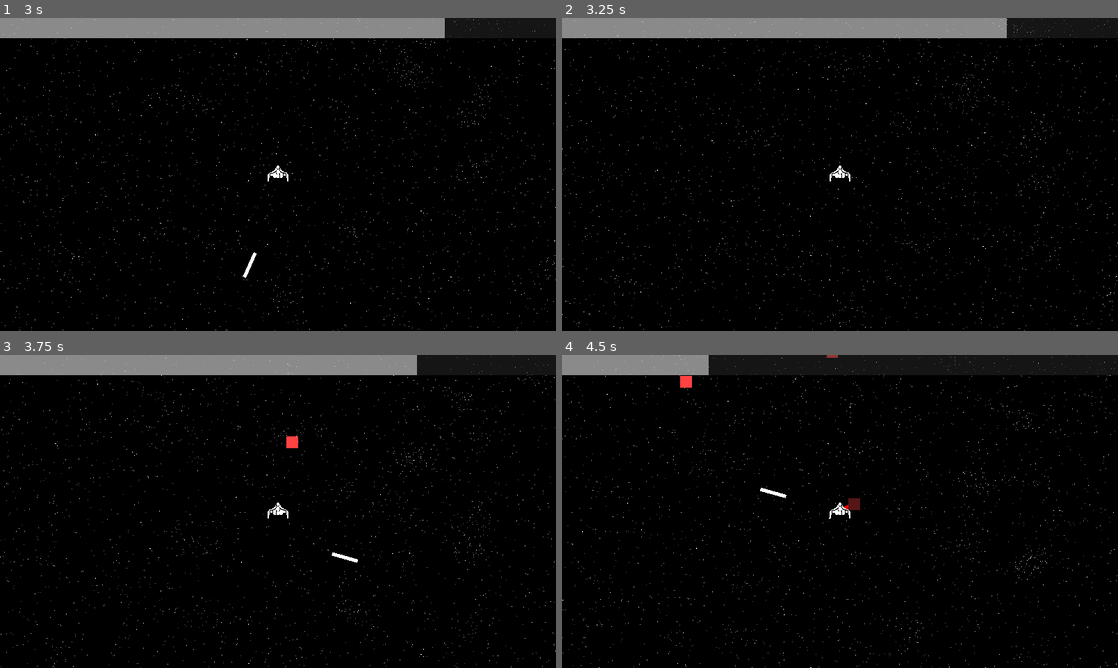
Above: before the commit, frames 1-4 (two rows, left to right).
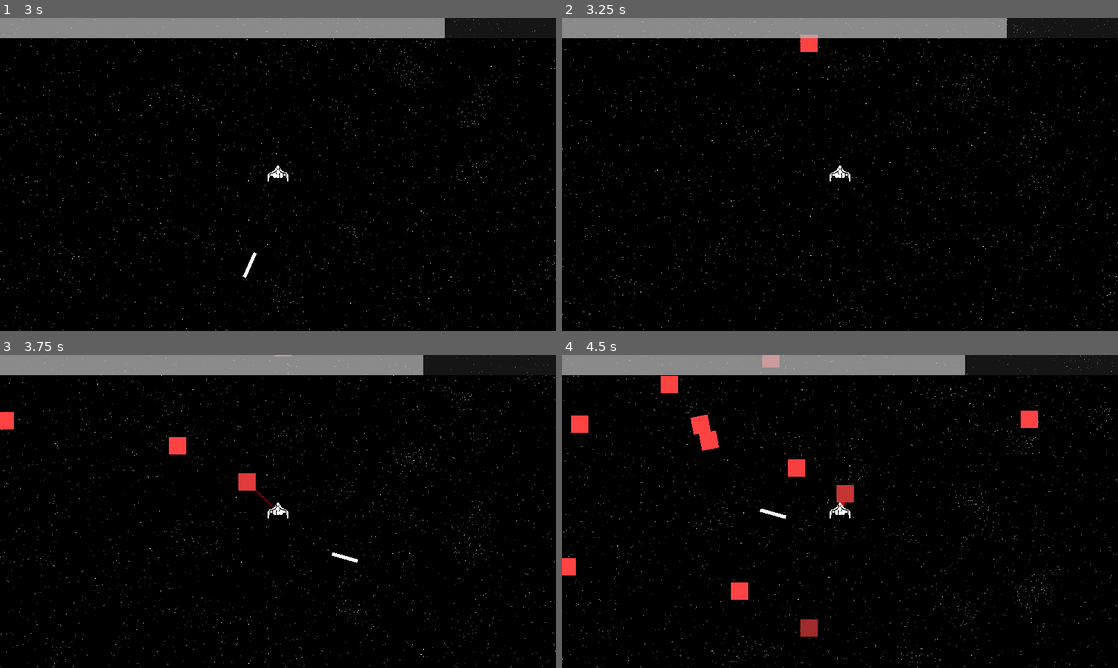
Above: after the commit, the same moments.

Repository: lajollagamesclub/project-mark
Game: Godot game, scene res://Main.tscn
Same seed, same stepped clock (60 frames per second), same inputs: the game is played once before the commit and once after it. The engine's default icon, where the game draws it, is replaced by a stand-in: a white triangle on a blue panel in a dark square.
Inputs (mouse positions are in pixels of both pictures, inside the frame that each line leads up to):
- Up to frame 1 (3 s): move the mouse to (400, 158) at 0.52 s; hold E (g_dash_right) 0.53-1.28 s; click (400, 158) at 0.6 s; move the mouse to (166, 190) at 1.27 s; hold S (g_down) 1.28-2.03 s; click (166, 190) at 1.35 s; move the mouse to (333, 105) at 2.02 s; hold E (g_dash_right) 2.03-2.78 s; click (333, 105) at 2.1 s; move the mouse to (250, 237) at 2.77 s; hold W (g_up) from 2.78 s (still down); click (250, 237) at 2.85 s
- Up to frame 2 (3.25 s): keep holding W (g_up)
- Up to frame 3 (3.75 s): move the mouse to (444, 558) at 3.52 s; release W (g_up) at 3.53 s; hold Q (g_dash_left) from 3.53 s (still down); click (444, 558) at 3.6 s
- Up to frame 4 (4.5 s): keep holding Q (g_dash_left); move the mouse to (673, 464) at 4.27 s; click (673, 464) at 4.35 s

Frame 1 is identical in both runs. In frame 2, 0.2% of the frame differs, in the area x 42-46%, y 5-11%; in frame 3, 0.7%; in frame 4, 6.1%, in the area x 0-100%, y 0-100%.

Commit message:
Add enemies

Diff:
--- /dev/null
+++ b/src/Asteroid.gd
@@ -0,0 +1,47 @@
+tool
+extends RigidBody2D
+
+signal dead
+
+export var size: int = 30 setget set_size
+
+var despawn_distance: float = 500.0
+var player_node: Node2D
+var resource_amount: float = 1.0 setget set_resource_amount
+
+func set_resource_amount(new_resource_amount):
+	resource_amount = new_resource_amount
+	modulate = lerp(Color(0, 0, 0), Color(1, 1, 1), resource_amount)
+
+func set_size(new_size):
+	if new_size % 2 != 0:
+		new_size -= sign(size - new_size)
+	size = new_size
+	if has_node("ColorRect") and has_node("CollisionShape2D"):
+		var size_vector = Vector2(size, size)
+		$ColorRect.rect_size = size_vector
+		$ColorRect.rect_position = -size_vector/2
+		$CollisionShape2D.shape.extents = size_vector/2
+
+func _ready():
+	if Engine.editor_hint:
+		set_physics_process(false)
+		set_process(false)
+
+func _process(delta):
+	if resource_amount < 1.0:
+		self.resource_amount += delta*0.5
+
+func tap_resource(delta) -> bool:
+	if resource_amount > 0.0:
+		self.resource_amount -= delta + delta*0.5
+		return true
+	else:
+		return false
+
+func _physics_process(delta):
+	if player_node.global_position.distance_to(global_position) >= despawn_distance:
+		emit_signal("dead")
+		queue_free()
+#	applied_force = (player_node.global_position - global_position).normalized()*800.0
+#	move_and_slide((player_node.global_position - global_position).normalized()*600.0)
--- /dev/null
+++ b/src/Asteroid.tscn
@@ -0,0 +1,29 @@
+[gd_scene load_steps=4 format=2]
+
+[ext_resource path="res://Asteroid.gd" type="Script" id=1]
+
+[sub_resource type="PhysicsMaterial" id=1]
+bounce = 0.3
+
+[sub_resource type="RectangleShape2D" id=2]
+extents = Vector2( 30, 30 )
+
+[node name="Asteroid" type="RigidBody2D" groups=[
+"asteroids",
+]]
+mass = 55.11
+physics_material_override = SubResource( 1 )
+script = ExtResource( 1 )
+size = 60
+
+[node name="ColorRect" type="ColorRect" parent="."]
+anchor_right = 1.0
+anchor_bottom = 1.0
+margin_left = -30.0
+margin_top = -30.0
+margin_right = 30.0
+margin_bottom = 30.0
+color = Color( 1, 0.262745, 0.262745, 1 )
+
+[node name="CollisionShape2D" type="CollisionShape2D" parent="."]
+shape = SubResource( 2 )
--- /dev/null
+++ b/src/AsteroidSpawner.tscn
@@ -0,0 +1,11 @@
+[gd_scene load_steps=2 format=2]
+
+[ext_resource path="res://EnemySpawner.gd" type="Script" id=1]
+
+[node name="AsteroidSpawner" type="Node2D"]
+script = ExtResource( 1 )
+safe_radius = 800.0
+camera_view_radius = 1920.0
+player_visibility_radius = 3000.0
+target_enemies = 75
+player_path = NodePath("../Player")
--- a/src/Bullet.gd
+++ b/src/Bullet.gd
@@ -28,3 +28,8 @@
 
 func _on_VisibilityNotifier2D_screen_exited():
 	queue_free()
+
+func _on_Bullet_body_entered(body):
+	if body.is_in_group("hittable"):
+		body.hit()
+		queue_free()
--- a/src/Bullet.tscn
+++ b/src/Bullet.tscn
@@ -6,6 +6,7 @@
 extents = Vector2( 46, 6 )
 
 [node name="Bullet" type="Area2D"]
+position = Vector2( 107240, 0 )
 script = ExtResource( 1 )
 size = Vector2( 46, 6 )
 speed = 1800.0
@@ -21,4 +22,5 @@
 
 [node name="VisibilityNotifier2D" type="VisibilityNotifier2D" parent="."]
 rect = Rect2( -46, -6, 92, 12 )
+[connection signal="body_entered" from="." to="." method="_on_Bullet_body_entered"]
 [connection signal="screen_exited" from="VisibilityNotifier2D" to="." method="_on_VisibilityNotifier2D_screen_exited"]
--- a/src/Enemy.gd
+++ b/src/Enemy.gd
@@ -1,47 +1,21 @@
-tool
-extends RigidBody2D
+extends KinematicBody2D
 
 signal dead
 
-export var size: int = 30 setget set_size
-
 var despawn_distance: float = 500.0
 var player_node: Node2D
-var resource_amount: float = 1.0 setget set_resource_amount
-
-func set_resource_amount(new_resource_amount):
-	resource_amount = new_resource_amount
-	modulate = lerp(Color(0, 0, 0), Color(1, 1, 1), resource_amount)
-
-func set_size(new_size):
-	if new_size % 2 != 0:
-		new_size -= sign(size - new_size)
-	size = new_size
-	if has_node("ColorRect") and has_node("CollisionShape2D"):
-		var size_vector = Vector2(size, size)
-		$ColorRect.rect_size = size_vector
-		$ColorRect.rect_position = -size_vector/2
-		$CollisionShape2D.shape.extents = size_vector/2
-
-func _ready():
-	if Engine.editor_hint:
-		set_physics_process(false)
-		set_process(false)
-
-func _process(delta):
-	if resource_amount < 1.0:
-		self.resource_amount += delta*0.5
-
-func tap_resource(delta) -> bool:
-	if resource_amount > 0.0:
-		self.resource_amount -= delta + delta*0.5
-		return true
-	else:
-		return false
 
 func _physics_process(delta):
 	if player_node.global_position.distance_to(global_position) >= despawn_distance:
 		emit_signal("dead")
 		queue_free()
-#	applied_force = (player_node.global_position - global_position).normalized()*800.0
-#	move_and_slide((player_node.global_position - global_position).normalized()*600.0)
+	look_at(player_node.global_position)
+	# move_and_slide( Vector2 linear_velocity, Vector2 floor_normal=Vector2( 0, 0 ), bool stop_on_slope=false, int max_slides=4, float floor_max_angle=0.785398, bool infinite_inertia=tru
+
+	var velocity: Vector2 = Vector2(800, 0).rotated(rotation)
+
+	move_and_slide(velocity, Vector2(), false, 4, 0.78, false)
+
+func hit():
+	queue_free()
+	emit_signal("dead")
--- a/src/Enemy.tscn
+++ b/src/Enemy.tscn
@@ -1,29 +1,21 @@
-[gd_scene load_steps=4 format=2]
+[gd_scene load_steps=3 format=2]
 
 [ext_resource path="res://Enemy.gd" type="Script" id=1]
 
-[sub_resource type="PhysicsMaterial" id=1]
-bounce = 0.3
+[sub_resource type="RectangleShape2D" id=1]
+extents = Vector2( 50, 50 )
 
-[sub_resource type="RectangleShape2D" id=2]
-extents = Vector2( 20, 20 )
+[node name="Enemy" type="KinematicBody2D" groups=[
+"hittable",
+]]
+script = ExtResource( 1 )
 
-[node name="Enemy" type="RigidBody2D" groups=[
-"asteroids",
-]]
-mass = 55.11
-physics_material_override = SubResource( 1 )
-script = ExtResource( 1 )
-size = 40
+[node name="CollisionShape2D" type="CollisionShape2D" parent="."]
+shape = SubResource( 1 )
 
 [node name="ColorRect" type="ColorRect" parent="."]
-anchor_right = 1.0
-anchor_bottom = 1.0
-margin_left = -20.0
-margin_top = -20.0
-margin_right = 20.0
-margin_bottom = 20.0
-color = Color( 1, 0.262745, 0.262745, 1 )
-
-[node name="CollisionShape2D" type="CollisionShape2D" parent="."]
-shape = SubResource( 2 )
+margin_left = -50.0
+margin_top = -50.0
+margin_right = 50.0
+margin_bottom = 50.0
+color = Color( 0.345098, 0.52549, 0.878431, 1 )
--- a/src/EnemySpawner.gd
+++ b/src/EnemySpawner.gd
@@ -6,6 +6,7 @@
 export var camera_view_radius = 400.0
 export var player_visibility_radius = 1000.0
 export var target_enemies: int = 60
+export (PackedScene) var to_spawn_pack
 export (NodePath) var player_path = ""
 
 var player_node: Node2D = null
@@ -25,7 +26,7 @@
 		update()
 	if player_node.global_position.distance_to(Vector2()) >= safe_radius:
 		while number_of_enemies < target_enemies:
-			var cur_enemy = preload("res://Enemy.tscn").instance()
+			var cur_enemy = to_spawn_pack.instance()
 			cur_enemy.player_node = player_node
 			cur_enemy.despawn_distance = player_visibility_radius
 			var theta = rand_range(0, 2*PI)
--- a/src/Main.tscn
+++ b/src/Main.tscn
@@ -1,13 +1,15 @@
-[gd_scene load_steps=11 format=2]
+[gd_scene load_steps=13 format=2]
 
 [ext_resource path="res://StarsPerformanceSwitcher.gd" type="Script" id=1]
 [ext_resource path="res://StarryBackground.tscn" type="PackedScene" id=2]
 [ext_resource path="res://StarryBackground.shader" type="Shader" id=3]
 [ext_resource path="res://icon.png" type="Texture" id=4]
 [ext_resource path="res://Player.tscn" type="PackedScene" id=5]
-[ext_resource path="res://EnemySpawner.gd" type="Script" id=6]
-[ext_resource path="res://theme.tres" type="Theme" id=7]
-[ext_resource path="res://ProgressBar.gd" type="Script" id=8]
+[ext_resource path="res://AsteroidSpawner.tscn" type="PackedScene" id=6]
+[ext_resource path="res://Asteroid.tscn" type="PackedScene" id=7]
+[ext_resource path="res://Enemy.tscn" type="PackedScene" id=8]
+[ext_resource path="res://theme.tres" type="Theme" id=9]
+[ext_resource path="res://ProgressBar.gd" type="Script" id=10]
 
 [sub_resource type="ShaderMaterial" id=1]
 shader = ExtResource( 3 )
@@ -62,14 +64,12 @@
 
 [node name="Player" parent="." instance=ExtResource( 5 )]
 
-[node name="EnemySpawner" type="Node2D" parent="."]
-script = ExtResource( 6 )
-show_spawn_visually = false
-safe_radius = 800.0
-camera_view_radius = 1920.0
-player_visibility_radius = 3000.0
-target_enemies = 75
-player_path = NodePath("../Player")
+[node name="AsteroidSpawner" parent="." instance=ExtResource( 6 )]
+to_spawn_pack = ExtResource( 7 )
+
+[node name="FollowerSpawner" parent="." instance=ExtResource( 6 )]
+target_enemies = 5
+to_spawn_pack = ExtResource( 8 )
 
 [node name="InstructionsLabel" type="Label" parent="."]
 margin_left = -46.0
Not shown: 1 places in src/Main.tscn that only renumber resources
